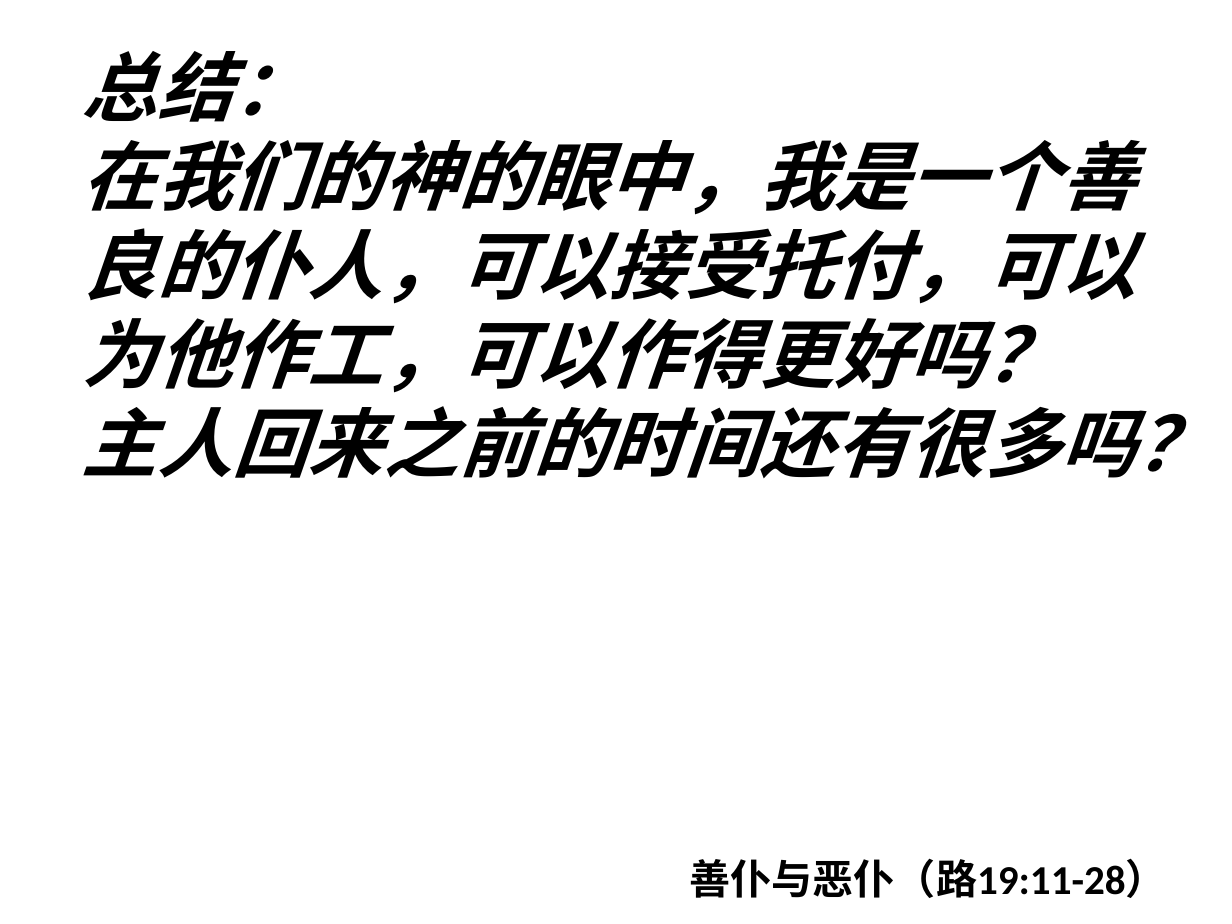
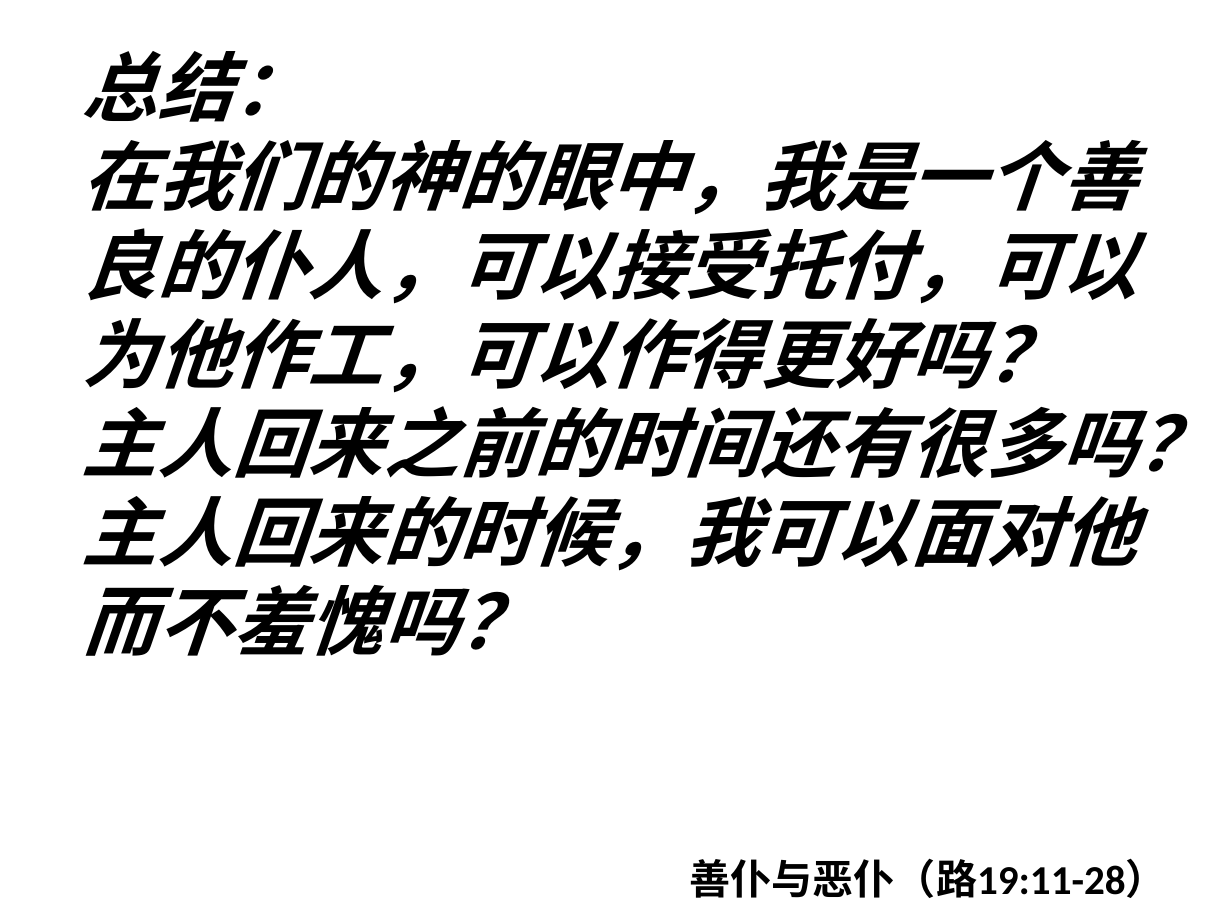
Before and after one commit to jackey-qiu/pyworship, a slide deck: slide 83 of 2023-08-16.pptx. Drawn at 1232x924 pixels with LibreOffice and Linux fonts; fonts in the diff are those of the drawing. Boxes give left, top, right and bottom in pixels: in the first picture for what was removed or moved away, otherwise in the second. Text is boxed around its words. In the diff, an @@ line names an element or a change of style, - is before the commit and + after.

```diff
--- a/2023-08-16.pptx
+++ b/2023-08-16.pptx
@@ text at [82, 496, 1137, 656]: paragraph added @@
+主人回来的时候，我可以面对他而不羞愧吗？
```
Also in this commit, not shown: 7 other slides changed, 14 other files.
